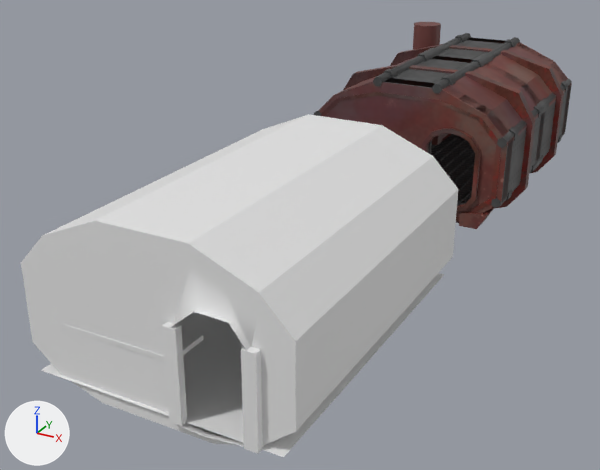
Before and after pictures for a commit that changed the Blender file Blender/storage_room.blend.
The view is the same before and after, from a 50 mm camera at (8.58, -13.93, 9.16) aimed at (-1.5, 4.4, -0.01). Arrows for +X, +Y and +Z are at lower left; the lights stay in place. The picture after the commit comes second.
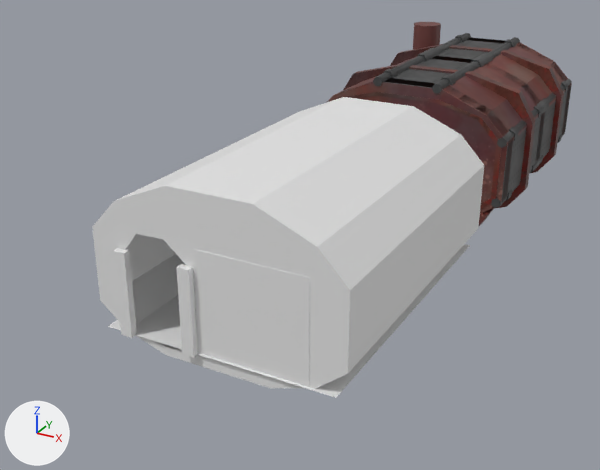
The newer file is also turned or shifted as a whole; pictures and numbers use the older file's frame.

The change, as a diff of the scene's bpy script:
```diff
--- a/Blender/storage_room.blend.py
+++ b/Blender/storage_room.blend.py
@@ me_cube_034 @@
 # used by ob_cube_011; location = (0.0, 12.0, 0.0)
-me_cube_034.from_pydata(...)  # 2342 vertices, 2007 faces, 2 loose edges; spans x -3.16..3.16, y -4.11..4.09, z -0.69..4.11
+me_cube_034.from_pydata(...)  # 2346 vertices, 2007 faces, 2 loose edges; spans x -3.16..3.16, y -4.11..4.09, z -0.69..4.11
+# me_cube_034 part 1: the loose piece of 56 vertices spanning x 0.58..2.29, y -4.11..-3.91, z -0.01..2.51 is mirrored in x about the mesh origin
+# me_cube_034 part 2: 7 vertices moved from x -2.33..2.17, y -4.0..-3.99, z 0.44..1.93 to x -2.17..2.33, y -4.0..-3.99, z 0.44..2.06; 7 vertices removed from x -1.12..1.82, y -4.0, z 0.04..3.05; 11 vertices added at x -1.82..-0.6, y -4.0..-3.99, z -0.25..3.42
+# me_cube_034 part 3: 8 kept faces spanning x -3.0..3.0, y -4.0, z 0.0..3.0 get new texture (UV) coordinates
+# other edits to the shape of me_cube_034 do not show in these pictures
 me_cube_034.materials.append(mat_material_001)
@@ me_cube_008 @@
 # used by ob_cube_010; location = (0.0, 0.0, 0.0)
-me_cube_008.from_pydata(...)  # 196 vertices, 155 faces; spans x -3.04..3.0, y -4.09..4.09, z -1.0..3.56
+me_cube_008.from_pydata(...)  # 210 vertices, 147 faces; spans x -3.04..3.0, y -2.09..6.09, z -1.0..3.56
+# me_cube_008 part 4: the loose piece of 4 vertices spanning x -2.8..2.8, y -4.0..4.0, z -0.02 is moved by (0.0, 2.0, 0.0)
+# me_cube_008 part 5: a new loose piece, a box spanning x -0.42..2.18, y -1.94..-0.98, z -0.03..2.35
+# me_cube_008 part 6: a new loose piece, a box spanning x -0.73..-0.44, y -2.09..-1.91, z -0.05..1.95
+# me_cube_008 part 7: a new loose piece, a box spanning x -2.34..-2.05, y -2.09..-1.91, z -0.05..1.95
+# me_cube_008 part 8: the loose piece of 96 vertices spanning x -3.0..3.0, y -4.07..4.07, z -0.34..3.56 is rebuilt with 70 vertices and now spans x -3.0..3.0, y -1.93..6.07, z -0.34..3.56
+# me_cube_008 part 9: a new loose piece of 40 vertices spanning x -3.0..3.0, y -1.93..-1.92, z -0.34..3.56
+# me_cube_008 part 10: the loose piece of 8 vertices spanning x 0.44..0.73, y -4.09..-3.91, z -0.05..1.95 is deleted
+# me_cube_008 part 11: the loose piece of 8 vertices spanning x 2.05..2.34, y -4.09..-3.91, z -0.05..1.95 is deleted
+# me_cube_008 part 12: the loose piece of 8 vertices spanning x -2.11..0.5, y -3.94..-2.98, z 1.11..1.21 is deleted
+# other edits to the shape of me_cube_008 do not show in these pictures
```

Boxes [x1, y1, x2, y2] around the edits, measured in the pictures (600 x 470 px; the box of a moved part takes in the faces that stretch with it):
'Cube.010', reshaped (10% narrower, 12% shorter)
    before: [21, 114, 458, 457]
    after: [92, 97, 484, 398]
'Cube.011', reshaped
    before: [314, 22, 572, 229]
    after: [326, 22, 572, 226]
part 1 of me_cube_034, moved or reshaped (not visible afterwards)
    before: [422, 128, 481, 212]
part 2 of me_cube_034, moved or reshaped
    before: [325, 90, 507, 217]
    after: [334, 82, 507, 213]
part 3 of me_cube_034, surface changed
    before: [318, 96, 507, 213]
    after: [326, 96, 507, 213]
part 4 of me_cube_008, moved or reshaped
    before: [41, 273, 444, 457]
    after: [108, 244, 470, 398]
part 5 of me_cube_008, added
    after: [192, 249, 310, 387]
part 6 of me_cube_008, added
    after: [176, 264, 198, 357]
part 7 of me_cube_008, added
    after: [113, 248, 137, 338]
part 8 of me_cube_008, rebuilt (16% narrower, 17% shorter)
    before: [21, 114, 458, 446]
    after: [115, 97, 484, 373]
part 9 of me_cube_008, added
    after: [92, 186, 350, 388]
part 10 of me_cube_008, deleted
    before: [162, 322, 187, 426]
part 11 of me_cube_008, deleted
    before: [241, 347, 263, 453]
part 12 of me_cube_008, deleted
    before: [62, 323, 204, 361]
